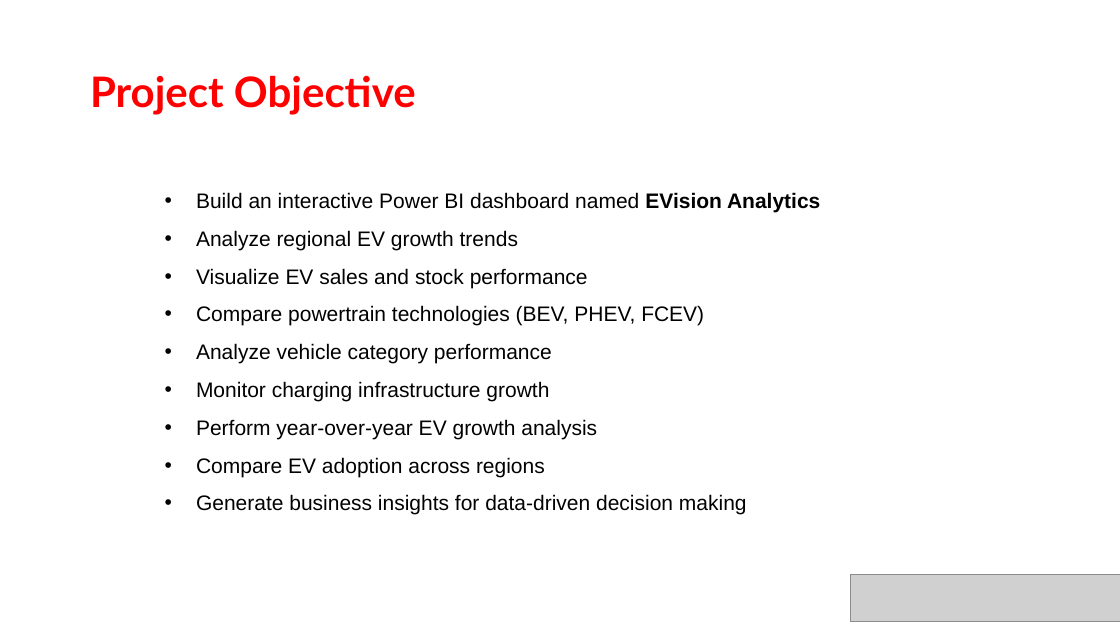
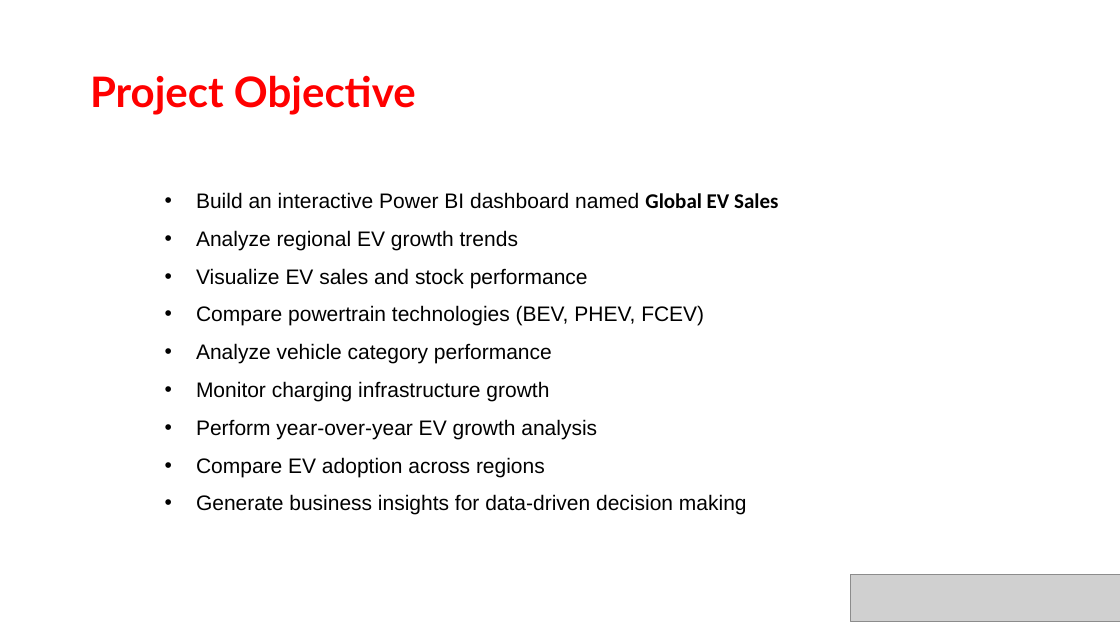
Before and after one commit to bhuvanamandli/PowerBI_Global_EV_Sales, a slide deck: slide 4 of EVision Analytics-ppt.pptx. Drawn at 1120x630 pixels with LibreOffice and Linux fonts; fonts in the diff are those of the drawing; grey boxes stand for pictures. Boxes give left, top, right and bottom in pixels: in the first picture for what was removed or moved away, otherwise in the second. Text is boxed around its words. In the diff, an @@ line names an element or a change of style, - is before the commit and + after.

```diff
--- a/EVision Analytics-ppt.pptx
+++ b/EVision Analytics-ppt.pptx
@@ text at [196,192,778,209]: text changed @@
-• Build an interactive Power BI dashboard named EVision Analytics
+• Build an interactive Power BI dashboard named Global EV Sales
```
Also in this commit, not shown: 4 other slides changed.
